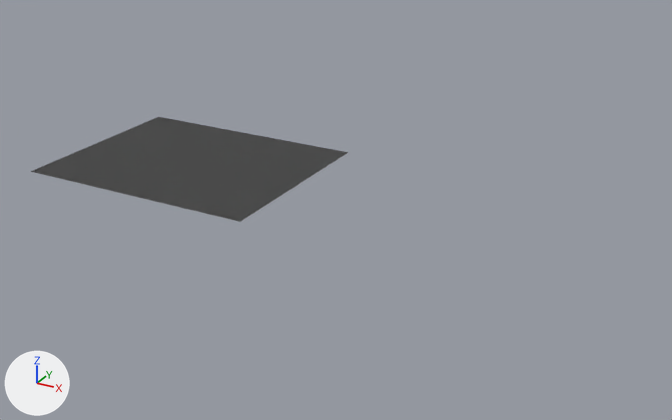
A saved change to the glTF model Output/Positive/Instantiation/Instantiation_06.gltf.
Both versions are drawn from a camera (50 mm lens) standing at (1.111, -1.419, 0.672) and looking at (0.331, -0.001, -0.037). The lights are fixed; the arrows at lower left show +X, +Y and +Z.

The scene before the commit, as lines of its bpy script (objects in view):
```python
mat_material_0 = principled_material('Material_0')
mat_material_0.base_color = (0.8, 0.8, 0.8)  # white #e7e7e7
mat_material_0.metallic = 1.0
mat_material_0.roughness = 1.0
mat_material_1 = principled_material('Material_1')
mat_material_1.base_color = (0.8, 0.8, 0.8)  # white #e7e7e7
mat_material_1.metallic = 1.0
mat_material_1.roughness = 1.0
me_mesh_0 = bpy.data.meshes.new('Mesh_0')
me_mesh_0.from_pydata([(-0.25, 0.2, 0.0), (0.25, 0.2, 0.0), (-0.25, 0.0, 0.0), (0.25, 0.0, 0.0), (-0.25, -0.2, 0.0), (0.25, -0.2, 0.0)], [], [(0, 1, 2), (2, 1, 3), (2, 3, 4), (4, 3, 5)])
me_mesh_0.materials.append(mat_material_0)  # white #e7e7e7
me_mesh_1 = bpy.data.meshes.new('Mesh_1')
me_mesh_1.from_pydata([(-0.25, 0.2, 0.0), (0.25, 0.2, 0.0), (-0.25, 0.0, 0.0), (0.25, 0.0, 0.0), (-0.25, -0.2, 0.0), (0.25, -0.2, 0.0)], [], [(0, 1, 2), (2, 1, 3), (2, 3, 4), (4, 3, 5)])
me_mesh_1.materials.append(mat_material_1)  # white #e7e7e7
ob_plane0 = bpy.data.objects.new('plane0', me_mesh_0)
ob_plane0.location = (0.0, 0.0, 0.0)
ob_plane1 = bpy.data.objects.new('plane1', me_mesh_1)
ob_plane1.location = (0.0, 0.0, 0.0)
```
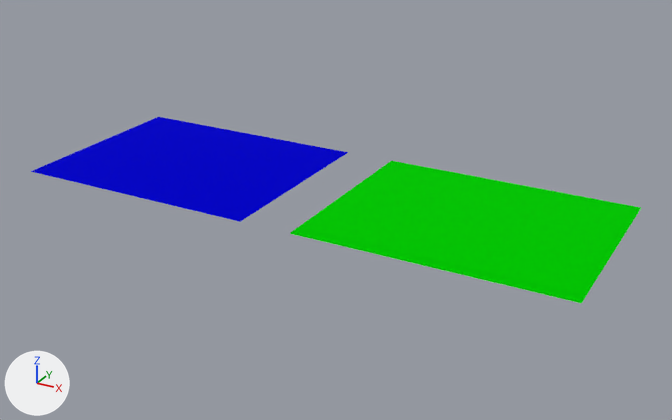
Pixel boxes [x1, y1, x2, y2] of what changed, in the pictures (672 x 420 px; the box of a moved part takes in the faces that stretch with it):
'plane1', recoloured, mesh moved
    before: [31, 117, 348, 222]
    after: [290, 161, 641, 303]
'plane0', recoloured
    both: [31, 117, 348, 222]
part 2 of me_mesh_1, moved or reshaped
    before: [31, 117, 348, 222]
    after: [290, 161, 641, 303]

What changed in the scene script:
```text
Change mat_material_0:
    add n2 = _N.new('ShaderNodeMix'); n2.name = 'Mix'
    add n2.data_type = 'RGBA'
    add n2.blend_type = 'MULTIPLY'
    add n2.inputs[0].default_value = 1.0  # 'Factor'
    add n2.inputs[7].default_value = (0.8, 0.8, 0.8, 1.0)  # 'B', white #e7e7e7
    add n3 = _N.new('ShaderNodeVertexColor'); n3.name = 'Color Attribute'
    where n0 = _N.new('ShaderNodeBsdfPrincipled'); n0.name = 'Principled BSDF'
    add _L.new(n2.outputs[2], n0.inputs[0])  # 'Result' to 'Base Color'
    add _L.new(n3.outputs[0], n2.inputs[6])  # 'Color' to 'A'
Change mat_material_1:
    add n2 = _N.new('ShaderNodeMix'); n2.name = 'Mix'
    add n2.data_type = 'RGBA'
    add n2.blend_type = 'MULTIPLY'
    add n2.inputs[0].default_value = 1.0  # 'Factor'
    add n2.inputs[7].default_value = (0.8, 0.8, 0.8, 1.0)  # 'B', white #e7e7e7
    add n3 = _N.new('ShaderNodeVertexColor'); n3.name = 'Color Attribute'
    where n0 = _N.new('ShaderNodeBsdfPrincipled'); n0.name = 'Principled BSDF'
    add _L.new(n2.outputs[2], n0.inputs[0])  # 'Result' to 'Base Color'
    add _L.new(n3.outputs[0], n2.inputs[6])  # 'Color' to 'A'
Change me_mesh_0:
    where me_mesh_0.from_pydata(...)  # 6 vertices, 4 faces; spans x -0.25..0.25, y -0.2..0.2, z 0.0
    used by ob_plane0; location = (0.0, 0.0, 0.0)
    me_mesh_0 part 1: vertex colours changed
Change me_mesh_1:
    used by ob_plane1; location = (0.0, 0.0, 0.0)
    remove me_mesh_1.from_pydata(...)  # 6 vertices, 4 faces; spans x -0.25..0.25, y -0.2..0.2, z 0.0
    add me_mesh_1.from_pydata(...)  # 6 vertices, 4 faces; spans x 0.35..0.85, y -0.2..0.2, z 0.0
    me_mesh_1 part 2: the whole mesh is moved by (0.6, 0.0, 0.0)
    me_mesh_1 part 3: vertex colours changed
```
